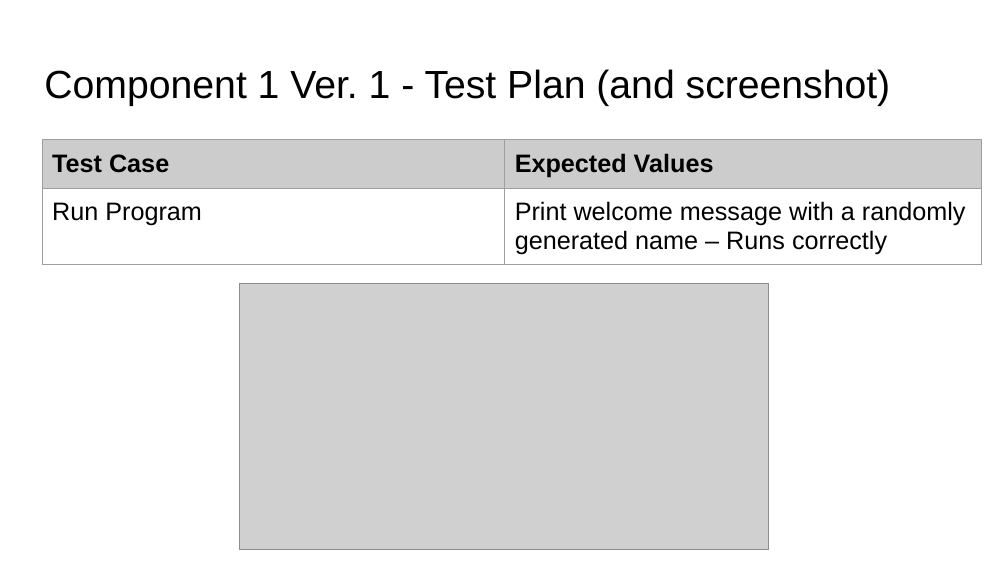
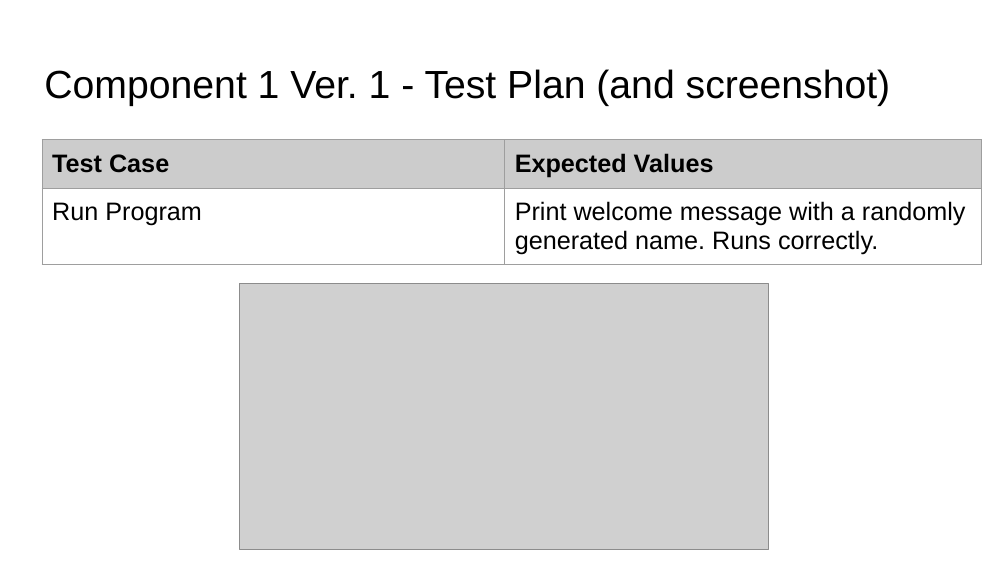
Before and after one commit to sinedotwav-e/pizzabot, a slide deck: slide 8 of pizzapowerpoint.pptx. Drawn at 1008x567 pixels with LibreOffice and Linux fonts; fonts in the diff are those of the drawing; grey boxes stand for pictures. Boxes give left, top, right and bottom in pixels: in the first picture for what was removed or moved away, otherwise in the second. Text is boxed around its words. In the diff, an @@ line names an element or a change of style, - is before the commit and + after.

```diff
--- a/pizzapowerpoint.pptx
+++ b/pizzapowerpoint.pptx
@@ table at box(42, 140, 982, 271) @@
-row 2, column 2: Print welcome message with a randomly generated name – Runs correctly
+row 2, column 2: Print welcome message with a randomly generated name. Runs correctly.
```
Also in this commit, not shown: 5 other slides changed, 8 slides added, 15 other files.
